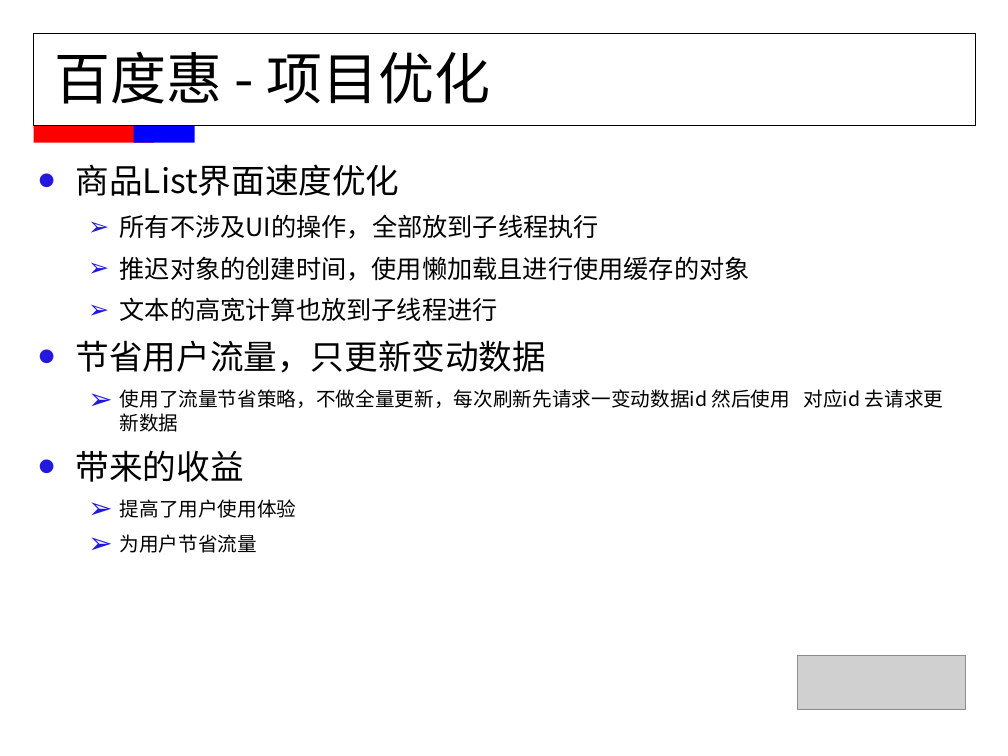
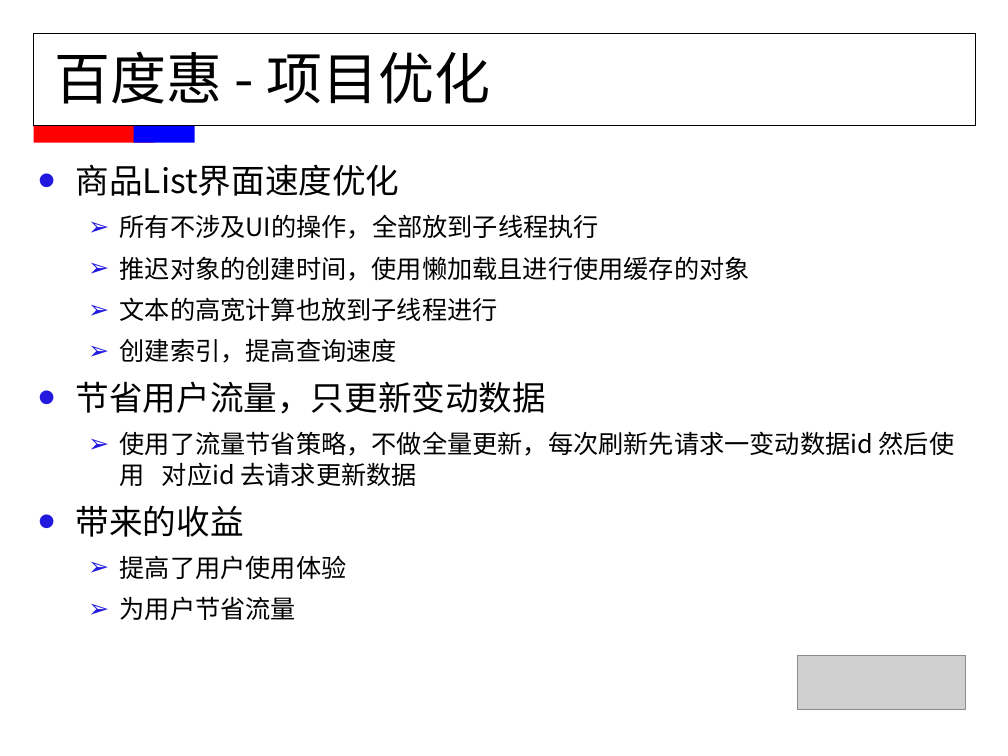
Before and after one commit to FridayAndHoliday/ElenaCodeManager, a slide deck: slide 7 of document/MMS职称评定-董伟平.ppt (slide 8 before the commit). Drawn at 1008x756 pixels with LibreOffice and Linux fonts; fonts in the diff are those of the drawing; grey boxes stand for pictures. Boxes give left, top, right and bottom in pixels: in the first picture for what was removed or moved away, otherwise in the second. Text is boxed around its words. In the diff, an @@ line names an element or a change of style, - is before the commit and + after.

```diff
--- a/document/MMS职称评定-董伟平.ppt
+++ b/document/MMS职称评定-董伟平.ppt
@@ text at (x1=120, y1=338, x2=397, y2=363): paragraph added @@
+    ➢ 创建索引，提高查询速度
@@ text at (x1=120, y1=431, x2=955, y2=620): size 14 to 18 pt in "使用了流量节省策略，不做全量更新，每次刷新先请求一变动数据id 然后使用 对应id 去请求更新数据", "提高了用户使用体验", "为用户节省流量" @@
```
Also in this commit, not shown: 8 other slides changed, 2 slides added, 3 slides removed.
